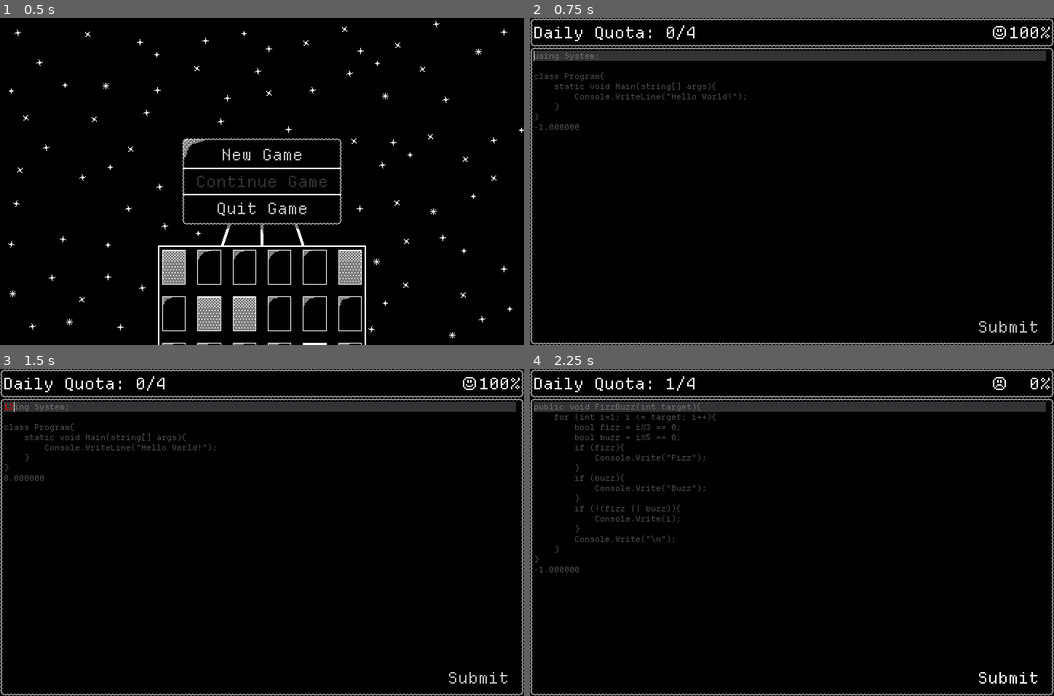
Above: before the commit, frames 1-4 (two rows, left to right).
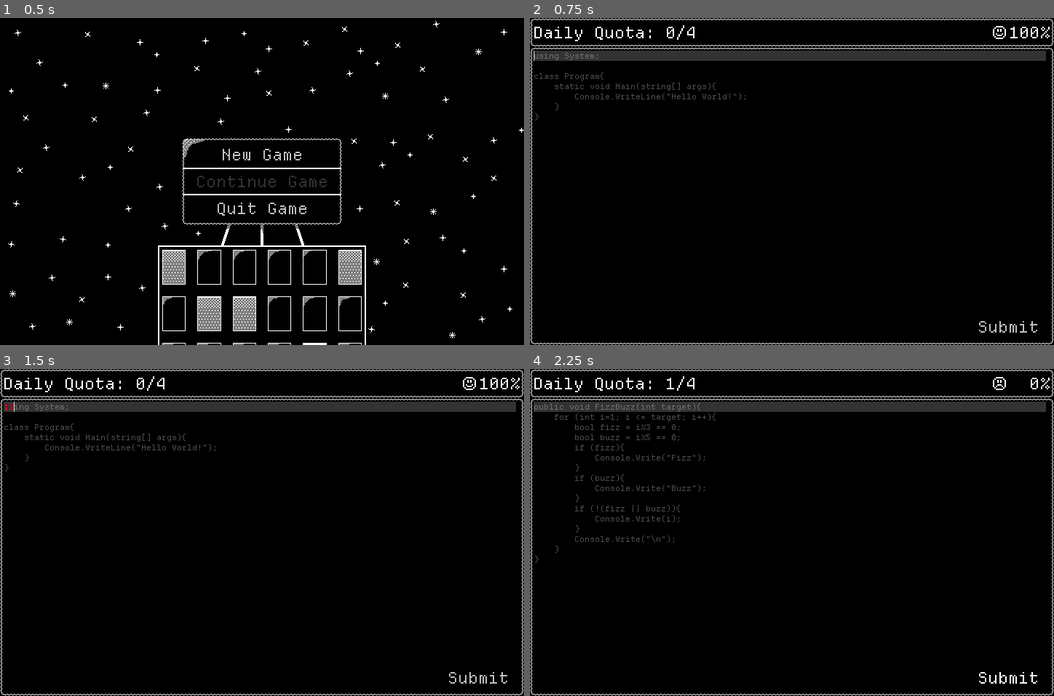
Above: after the commit, the same moments.

Repository: GemDust0/TooBigToFail
Game: Godot game, scene res://Scenes/TitleScreen.tscn
The game is run twice, just before and just after one commit, with the same random seed, the same clock (stepped at 60 frames per second) and the same inputs.
Inputs (mouse positions are in pixels of both pictures, inside the frame that each line leads up to):
- Up to frame 1 (0.5 s): no input
- Up to frame 2 (0.75 s): click "New Game" at 0.5 s
- Up to frame 3 (1.5 s): click (262, 561) at 1.27 s; type "12" at 1.35 s
- Up to frame 4 (2.25 s): click "Submit" at 2 s

Frame 1 is identical in both runs. In frame 2, less than 0.1% of the frame differs, in the area x 0-10%, y 32-35%; in frame 3, less than 0.1%, in the area x 0-9%, y 32-35%; in frame 4, less than 0.1%.

Commit message:
Removed debug info from EmployeeSequence

Diff:
--- a/Scripts/CodeEditor.gd
+++ b/Scripts/CodeEditor.gd
@@ -88,7 +88,6 @@
 		previewNode.append_text(initialText.substr(line_indices[lines.size()]))
 	prevText = inputNode.text
 	prevColumn = inputNode.get_caret_column()
-	previewNode.append_text("\n%f" % get_correctness())
 
 func _on_input_caret_changed() -> void:
 	prevColumn = inputNode.get_caret_column()
